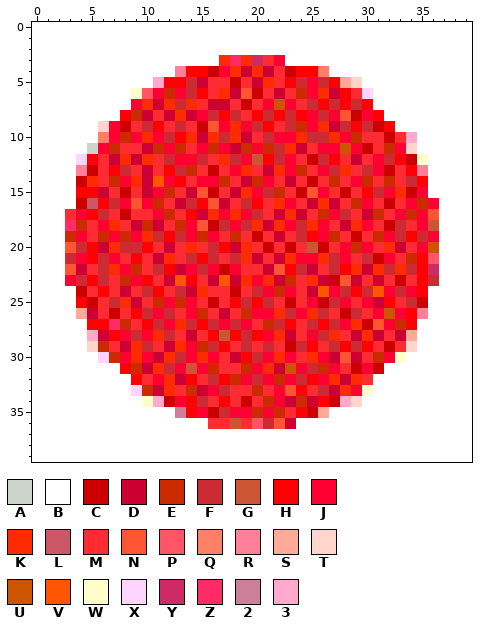
Edited in one commit: pixel-art sprite (TowerDefence/res/monster.gif). Above is the file before it was changed.
The file is 40x40 pixels. Colours within 5 levels of each other are drawn and written as one.
Palette (. is transparent): A #ccd5cc  B #ffffff  C #cc0000  D #cc0033  E #cc2b00  F #cc2b33  G #cc5533  H #ff0004  J #ff0033  K #ff2b00  L #cc5566  M #ff2b33  N #ff5533  P #ff5566  Q #ff8066  R #ff8099  S #ffaa99  T #ffd5cc  U #cc5500  V #ff5500  W #ffffcc  X #ffd5ff  Y #cc2b66  Z #ff2b66  2 #cc8099  3 #ffaacc
Pixels before, first column x 0:
 0 BBBBBBBBBBBBBBBBBBBBBBBBBBBBBBBBBBBBBBBB
 1 BBBBBBBBBBBBBBBBBBBBBBBBBBBBBBBBBBBBBBBB
 2 BBBBBBBBBBBBBBBBBBBBBBBBBBBBBBBBBBBBBBBB
 3 BBBBBBBBBBBBBBBBBKZKYMJBBBBBBBBBBBBBBBBB
 4 BBBBBBBBBBBBBRHHCJKDKDMCHHQBBBBBBBBBBBBB
 5 BBBBBBBBBBB3HHFDMMCMDKMHFJFHSTBBBBBBBBBB
 6 BBBBBBBBBWPJEJFHMKDNCMDMEJKDHMXBBBBBBBBB
 7 BBBBBBBBBJKDKFKMDDMCMJUJMFHFHFHBBBBBBBBB
 8 BBBBBBBBHEDMDKDJFHFMHFHFHJFJNCJHBBBBBBBB
 9 BBBBBBTJCMFHMFMCNJKJFHMFEJKDFHFCHBBBBBBB
10 BBBBBBQJEJKJFHKDKFKDMFJJKFFKJEMMCM3BBBBB
11 BBBBBAJEMMDEJEMJEJDEJEFKDMJJUJCMEJTBBBBB
12 BBBBXHMDKDKMFJJFMKFJGHFJMCFHMDMJFHCWBBBB
13 BBBBRCMHFMDMHFEMCMJKMDKJEMJFKMFJCMHRBBBB
14 BBBBCKMEJKDVJHMJJEMDEJMDMCMEMJEMEMFHBBBB
15 BBBBHHDMCMDJEMDNCMDKJFEMCNJMCMHFJKCJBBBB
16 BBBBCLHFJNJEMDFHNDMFHMKJMDKDMEJMCMJEJBBB
17 BBBMJHFMCMMJEMHDKJKJFMDKDMEJFMDEMJEJNBBB
18 BBBZEMJKMDEDMEJNCFJFKDKJFKJMDKJMCFMJGBBB
19 BBBEJMEJEJKFHFJEJMEMCMDMFHJEMCMEJFHFJBBB
20 BBBNFHDKFFHMDMKMFHDKMCMCMGCMJEJMKDMJUBBB
21 BBBFJHFJMHMDKMFHFMFKDMDKJJKFJMFCJMEHPBBB
22 BBBNDMFKJEMFHDJFJCJMMDNHFDMFHKDKFKFHYBBB
23 BBBJFHFMEJHMDVHMDVDKJKDEMKDCNDMDMCMHFBBB
24 BBBBCMHMDMFHMFDKMMCMFJEJMDVJFHFVJFJHBBBB
25 BBBBHCMFKDMEJEJMCMHFHFMCMJCFJMJDHMFCBBBB
26 BBBBSDMCMHFJFMJEMDMEJJKFJKFMCFMJUJHRBBBB
27 BBBBBHHZEMHFJKFHFJFJMEFHMFHFJKCNJEHBBBBB
28 BBBBB3DHJFJKFMDMHGHFHJKDMJFKMDKDMDSBBBBB
29 BBBBBTEMDKFMDKJEFHMFMFMCFHMFHFHMCMTBBBBB
30 BBBBBBXEJKJDKFJKJMDHFJKJMKJDNDMEJWBBBBBB
31 BBBBBBBBHEDKFJGJEMMEJKDUJFEJMCJCBBBBBBBB
32 BBBBBBBBBHMJKDHMFHEJFJEJFHJKDKMBBBBBBBBB
33 BBBBBBBBBXEDKMEDJFMMEMJNHMFDKJWBBBBBBBBB
34 BBBBBBBBBBW3CJHFMHMCMEJDEDHC3TBBBBBBBBBB
35 BBBBBBBBBBBBB2HJCFJJEJEMHCSBBBBBBBBBBBBB
36 BBBBBBBBBBBBBBBBMMGMPFNDBBBBBBBBBBBBBBBB
37 BBBBBBBBBBBBBBBBBBBBBBBBBBBBBBBBBBBBBBBB
38 BBBBBBBBBBBBBBBBBBBBBBBBBBBBBBBBBBBBBBBB
39 BBBBBBBBBBBBBBBBBBBBBBBBBBBBBBBBBBBBBBBB
Now the later version:
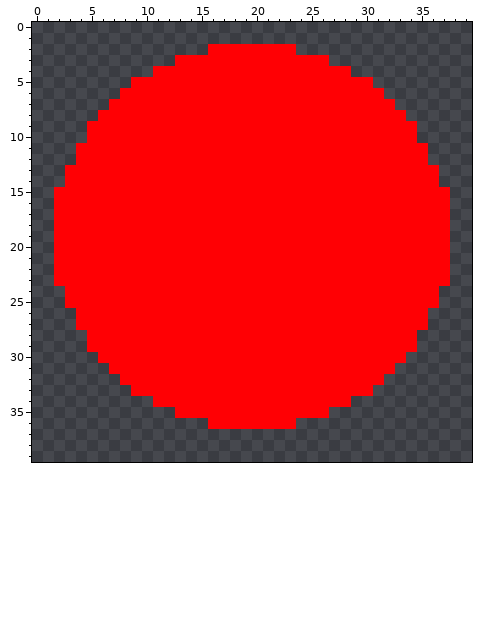
From old to new:
Changed rows in their new state; - is an unchanged pixel.
first column x 0:
 0 ........................................
 1 ........................................
 2 ................HHHHHHHH................
 3 .............HHHHHHHHHHHHHH.............
 4 ...........HHH--HHHHHHHH--HHH...........
 5 .........HHH--HHHHHHHHH-HHH-HHH.........
 6 ........HHHHHHH-HHHHHHHHHHHH-HHH........
 7 .......HHHHHHHHHHHHHHHHHHH-H-H-HH.......
 8 ......HH-HHHHHHHH-HH-H-H-HHHHHH-HH......
 9 .....HHHHHH-HHHHHHHHH-HHHHHHH-HH-HH.....
10 .....HHHHHHHH-HHHHHHHHHHHHHHHHHHHHH.....
11 ....HHHHHHHHHHHHHHHHHHHHHHHHHHHHHHHH....
12 ....H-HHHHHHHHHHHHHHH-HHHHH-HHHHH-HH....
13 ...HHHH-HHHH-HHHHHHHHHHHHHHHHHHHHH-HH...
14 ...HHHHHHHHHH-HHHHHHHHHHHHHHHHHHHHH-H...
15 ..HH--HHHHHHHHHHHHHHHHHHHHHHHH-HHHHHHH..
16 ..HHHH-HHHHHHHH-HHHH-HHHHHHHHHHHHHHHHH..
17 ..HHH-HHHHHHHH-HHHHHHHHHHHHHHHHHHHHHHH..
18 ..HHHHHHHHHHHHHHHHHHHHHHHHHHHHHHHHHHHH..
19 ..HHHHHHHHHH-HHHHHHHHHHHH-HHHHHHHH-HHH..
20 ..HHH-HHHH-HHHHHH-HHHHHHHHHHHHHHHHHHHH..
21 ..HHH-HHH-HHHHH-HHHHHHHHHHHHHHHHHHH-HH..
22 ..HHHHHHHHHH-HHHHHHHHHH-HHHH-HHHHHH-HH..
23 ..HHH-HHHH-HHH-HHHHHHHHHHHHHHHHHHHH-HH..
24 ...HHH-HHHH-HHHHHHHHHHHHHHHHH-HHHHH-H...
25 ...H-HHHHHHHHHHHHH-H-HHHHHHHHHHH-HHHH...
26 ....HHHHH-HHHHHHHHHHHHHHHHHHHHHHHH-H....
27 ....H--HHH-HHHH-HHHHHHH-HH-HHHHHHH-H....
28 .....HH-HHHHHHHH-H-H-HHHHHHHHHHHHHH.....
29 .....HHHHHHHHHHHH-HHHHHHH-HH-H-HHHH.....
30 ......HHHHHHHHHHHHH-HHHHHHHHHHHHHH......
31 .......H-HHHHHHHHHHHHHHHHHHHHHHHH.......
32 ........H-HHHH-HH-HHHHHHH-HHHHHH........
33 .........HHHHHHHHHHHHHHH-HHHHHH.........
34 ...........HHH-HH-HHHHHHHH-HH...........
35 .............H-HHHHHHHHH-HH.............
36 ................HHHHHHHH................
37 ........................................
38 ........................................
39 ........................................
Where, in picture pixels (left, top, right, bottom), the same in both pictures:
changed: (32, 22, 472, 462)
